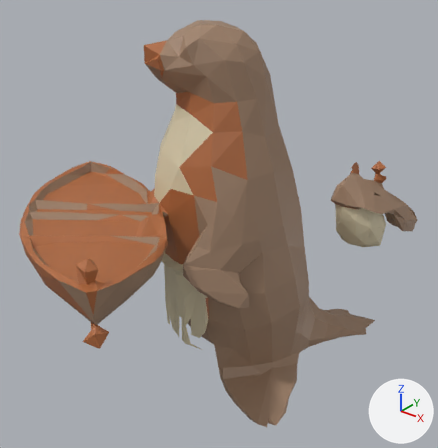
The glTF model docs/univers/archipeo/personnages/modeles/4e-bassin-creature-manivelle/final-1500.glb as it was, and as the next commit left it.
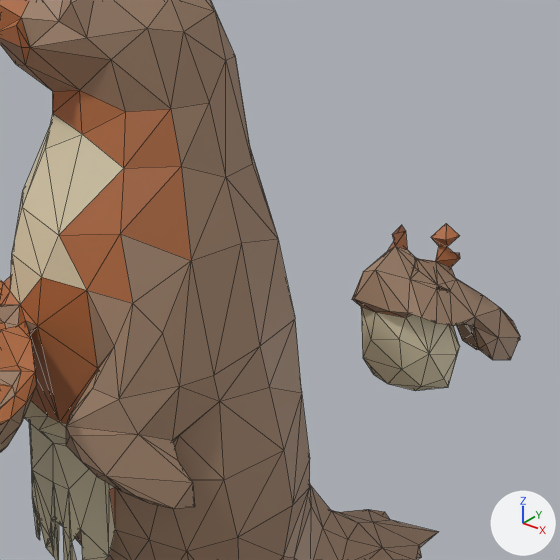
Each version is shown whole from a camera (50 mm lens) standing at (0.683, -1.076, 0.952) and looking at (-0.089, -0.111, 0.353), then close up on the part from 34% to 100% of the width and 10% to 75% of the height. Every picture has the same lights, and +X, +Y and +Z are marked at lower right. The first two pictures are the older version. The close-ups show mesh edges as thin lines. Vertices at exactly the same position are counted once.
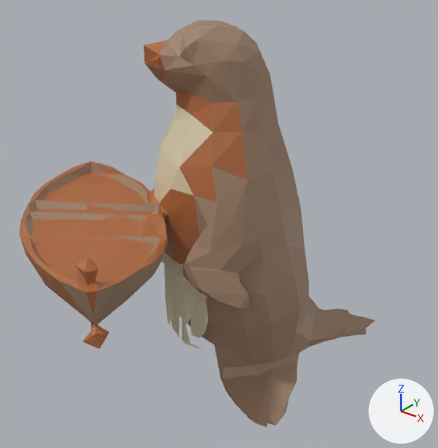
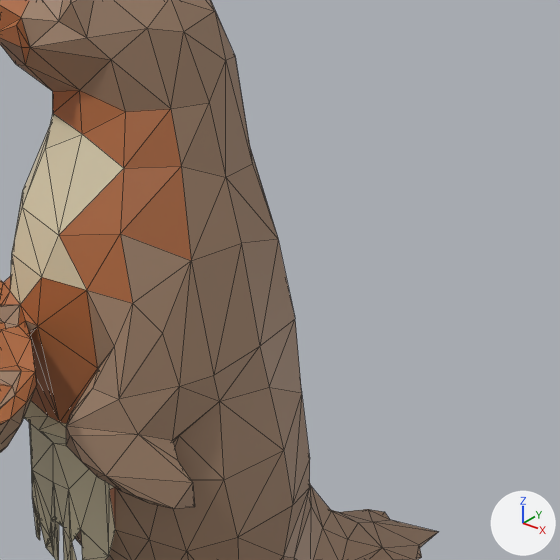
Boxes [x1, y1, x2, y2] around the edits, measured in the close-ups (560 x 560 px):
'Mesh_0', reshaped: before [0, 0, 520, 560]; after [0, 0, 438, 560]
part 1 of me_mesh_0, deleted (brown): before [352, 223, 520, 391]

The change, as a list of edits to the scene's bpy script:
```text
Change me_mesh_0:
    used by ob_mesh_0; location = (0.0, 0.0, 0.0)
    remove me_mesh_0.from_pydata(...)  # 738 vertices, 1500 faces; spans x -0.384..0.183, y -0.59..0.405, z 0.0..0.793
    add me_mesh_0.from_pydata(...)  # 605 vertices, 1222 faces; spans x -0.384..0.178, y -0.59..0.249, z 0.0..0.793
    me_mesh_0 part 1: the loose piece of 133 vertices spanning x 0.022..0.183, y 0.177..0.405, z 0.209..0.441 is deleted
```
